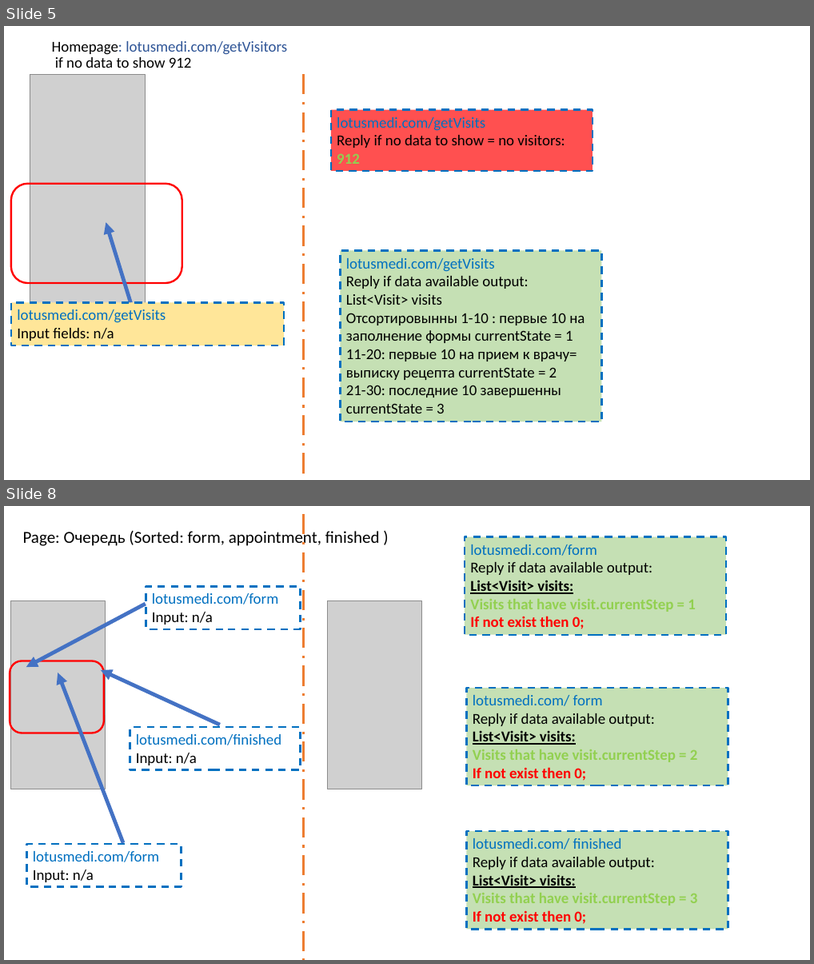
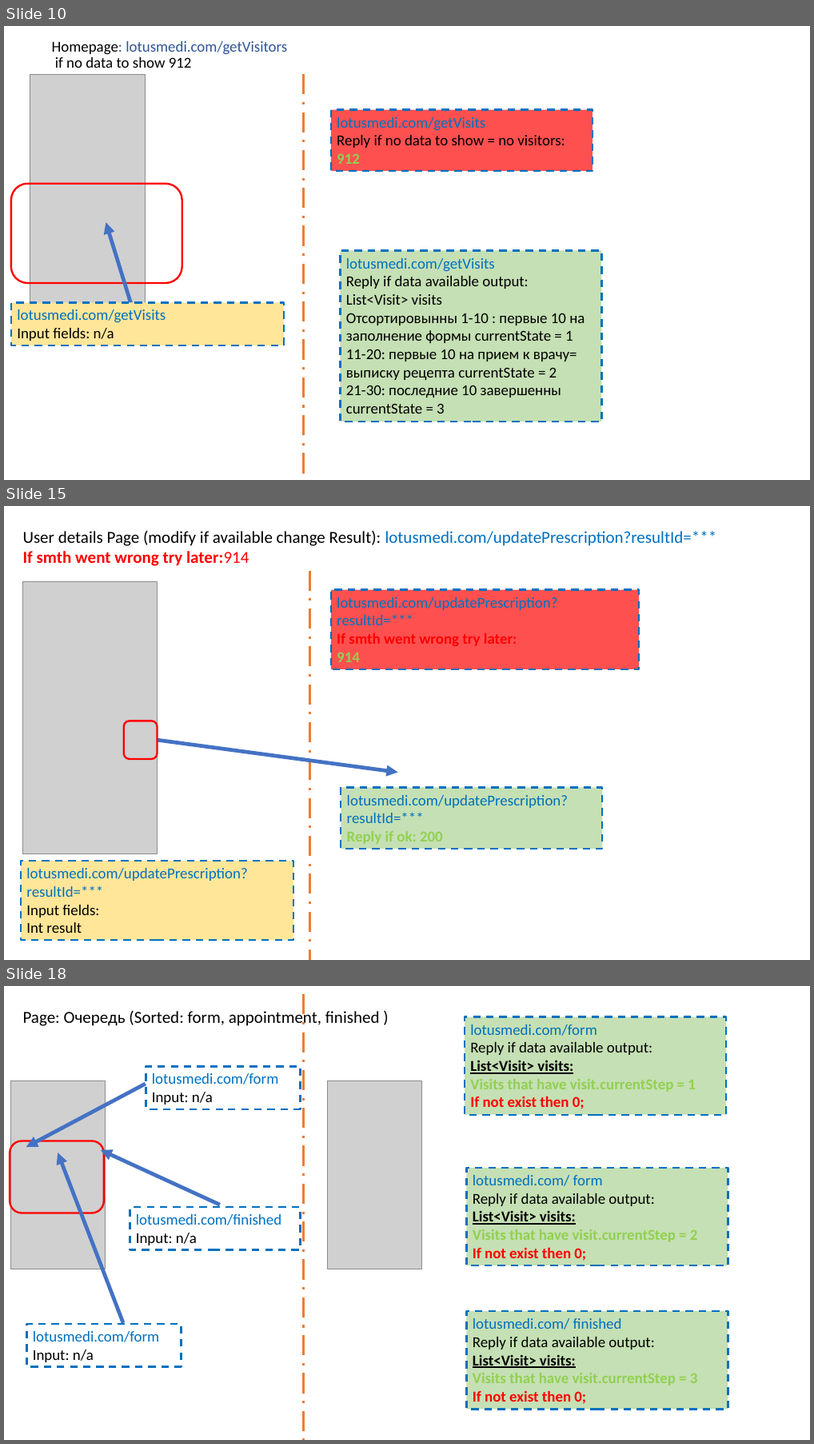
Before and after one commit to MarinaPak108/lotus, a slide deck: scenarioFlowChart.pptx. Shown one above the other, each under a label of ours: slides 5 and 8 before the commit, slides 10, 15 and 18 after it; the slides between them are not shown. The pictures are 814x964 and 814x1444 pixels, drawn with LibreOffice and Linux fonts; fonts in the diff are those of the drawing; grey boxes stand for pictures. Boxes give left, top, right and bottom in pixels: in the first picture for what was removed or moved away, otherwise in the second. Text is boxed around its words. In the diff, an @@ line names an element or a change of style, - is before the commit and + after.

Commit message:
chompleted first version of ppt for backender. added buttons to modify doctor, formData , prescription

```diff
--- a/scenarioFlowChart.pptx
+++ b/scenarioFlowChart.pptx
@@ slide 15 added at (4,506,810,960), background #FFFFFF @@
@@ text added at (23,531,718,566), 20 pt, text #000000 @@
+User details Page (modify if available change Result): lotusmedi.com/updatePrescription?resultId=***
+If smth went wrong try later:914
@@ line added from (310, 571) to (310, 960), #ED7D31 3 pt dashed @@
@@ picture added at (22,582,157,854) @@
@@ rectangle added at (331,589,640,668), fill #FF5050, outline #0070C0 2.25 pt dashed, 18 pt, text #0070C0 @@
+lotusmedi.com/updatePrescription?resultId=***
+If smth went wrong try later:
+914
@@ rounded rectangle added at (124,720,157,759), outline #FF0000 2.25 pt @@
@@ arrow added from (157, 740) to (398, 772), #4472C4 4.5 pt @@
@@ rectangle added at (341,788,603,848), fill #C5E0B4, outline #0070C0 2.25 pt dashed, 18 pt, text #0070C0 @@
+lotusmedi.com/updatePrescription?resultId=***
+Reply if ok: 200
@@ rectangle added at (21,860,294,940), fill #FFE699, outline #0070C0 2.25 pt dashed, 18 pt, text #0070C0 @@
+lotusmedi.com/updatePrescription?resultId=***
+Input fields:
+Int result
@@ what was slide 5 is now slide 10 @@
@@ what was slide 8 is now slide 18 @@
```
Also in this commit, not shown: 4 slides changed, 16 other slides added, 4 slides removed, 1 other file.
